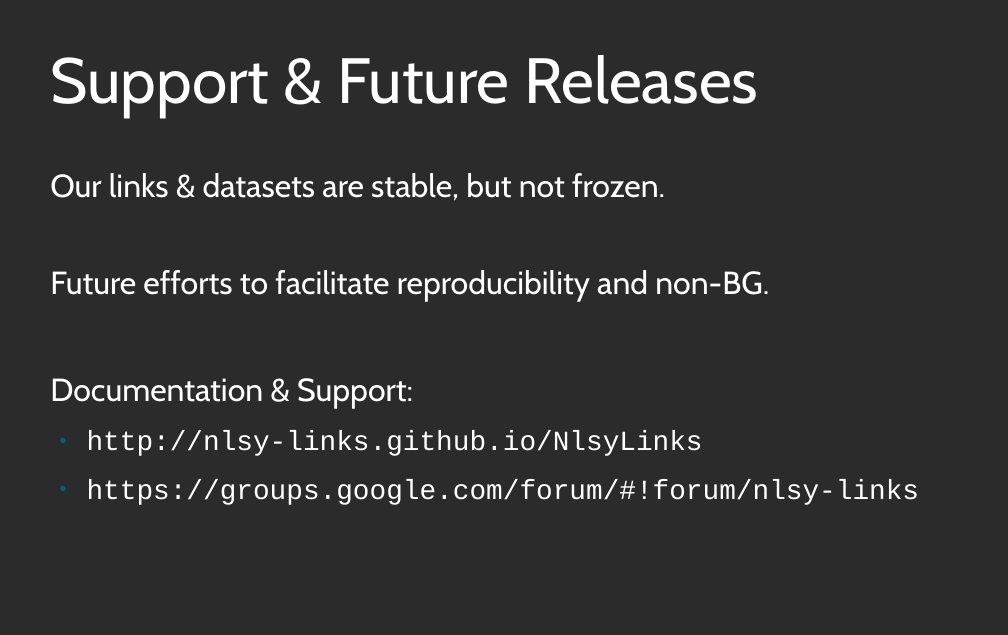
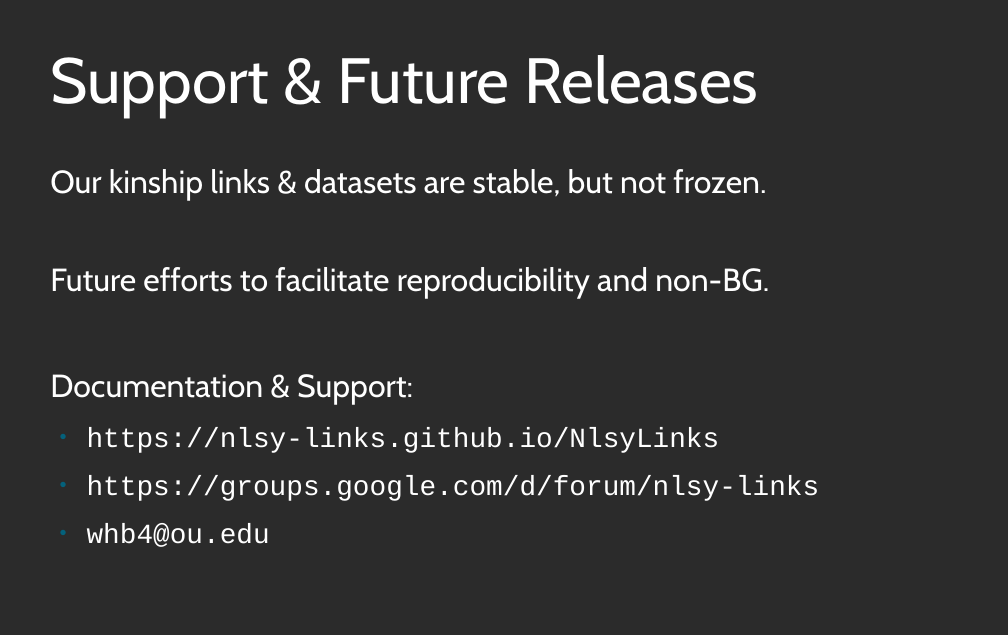
Before and after one commit to nlsy-links/nlsy-links-determination-2017, a slide deck: slide 10 of documentation/publications/2019-stockholm/beasley-2019-bga-stockholm.odp. Drawn at 1008x635 pixels with LibreOffice and Linux fonts; fonts in the diff are those of the drawing; background and template pictures are left out; a plain dark background stands for a picture behind light text. Boxes give left, top, right and bottom in pixels: in the first picture for what was removed or moved away, otherwise in the second. Text is boxed around its words. In the diff, an @@ line names an element or a change of style, - is before the commit and + after.

```diff
--- a/documentation/publications/2019-stockholm/beasley-2019-bga-stockholm.odp
+++ b/documentation/publications/2019-stockholm/beasley-2019-bga-stockholm.odp
@@ text at (x1=50, y1=169, x2=766, y2=200): text changed @@
-Our links & datasets are stable, but not frozen.
+Our kinship links & datasets are stable, but not frozen.
@@ text at (x1=87, y1=427, x2=820, y2=547): text changed @@
-● http://nlsy-links.github.io/NlsyLinks
-● https://groups.google.com/forum/#!forum/nlsy-links
+● https://nlsy-links.github.io/NlsyLinks
+● https://groups.google.com/d/forum/nlsy-links
+● whb4@ou.edu
```
Also in this commit, not shown: 1 other slide changed, 2 other files.
